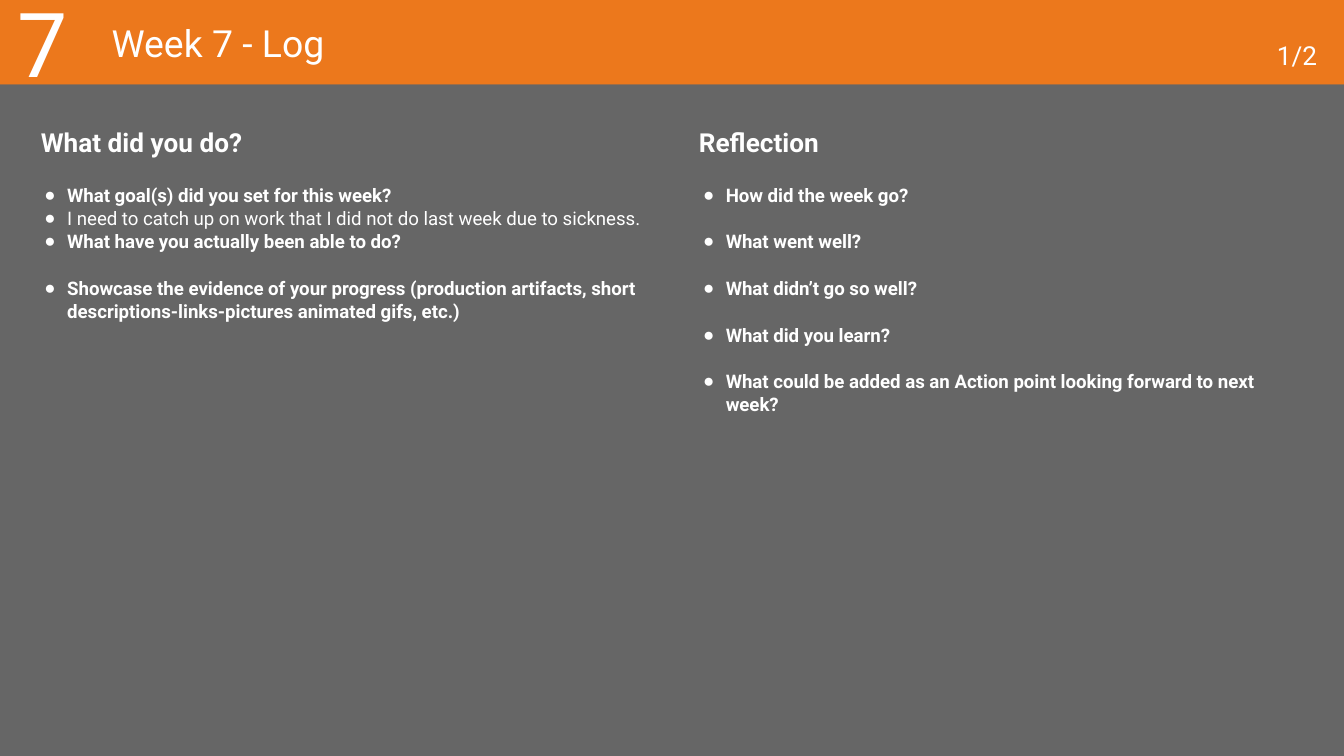
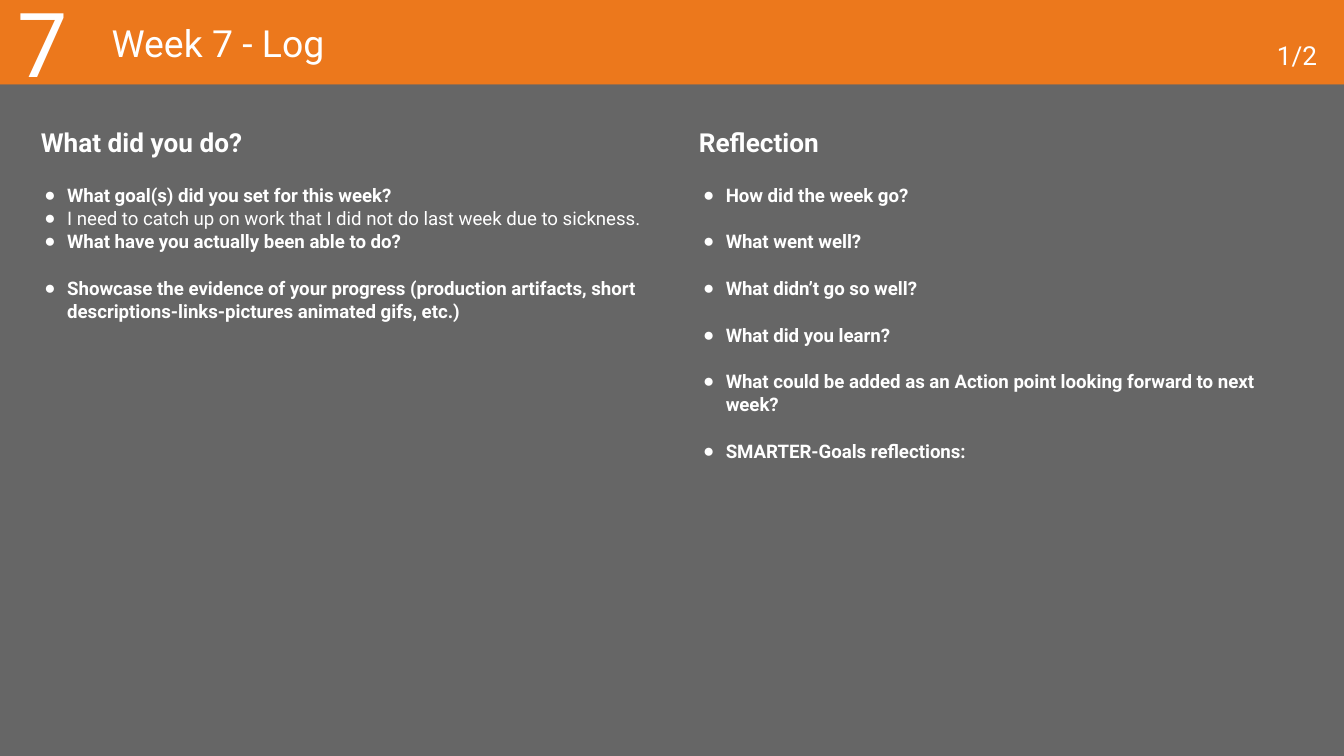
Before and after one commit to MaksBurchard240894/HFG7, a slide deck: slide 21 of Deliverables/Learning Log - Y1B-2024-25_ADSAI.pptx. Drawn at 1344x756 pixels with LibreOffice and Linux fonts; fonts in the diff are those of the drawing. Boxes give left, top, right and bottom in pixels: in the first picture for what was removed or moved away, otherwise in the second. Text is boxed around its words. In the diff, an @@ line names an element or a change of style, - is before the commit and + after.

```diff
--- a/Deliverables/Learning Log - Y1B-2024-25_ADSAI.pptx
+++ b/Deliverables/Learning Log - Y1B-2024-25_ADSAI.pptx
@@ text at [726, 444, 966, 458]: paragraph added @@
+● SMARTER-Goals reflections:
```
Also in this commit, not shown: 6 other slides changed, 1 other file.
